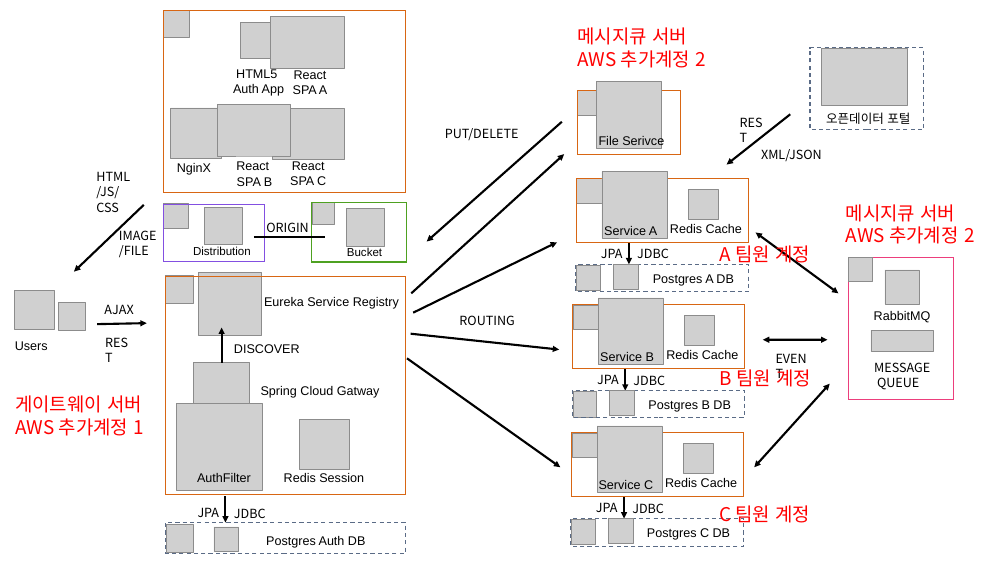
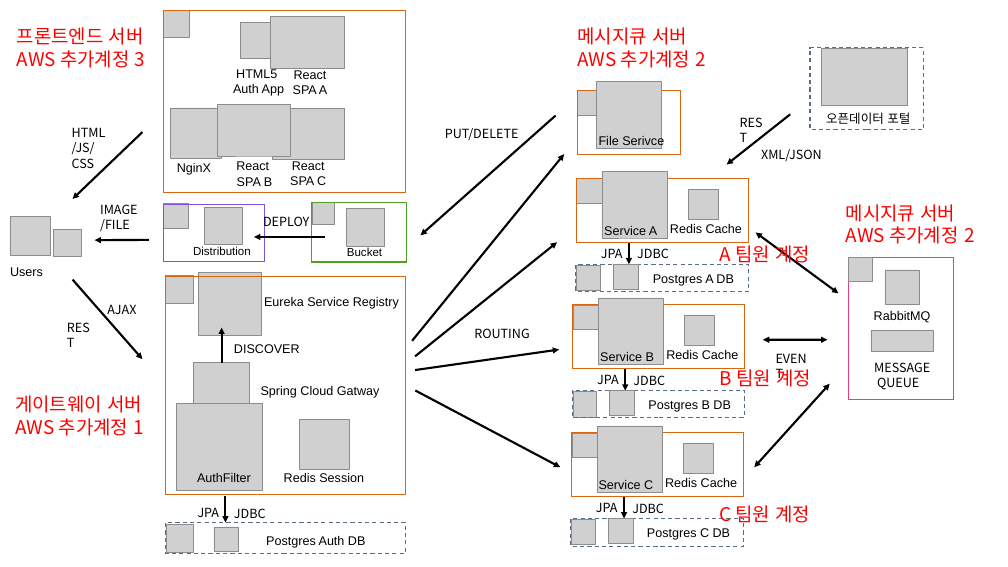
Before and after one commit to kdkcom1234/git2021, a slide deck: slide 1 of 8-msa-cloud/2. 팀 프로젝트 구성도.pptx. Drawn at 1008x567 pixels with LibreOffice and Linux fonts; fonts in the diff are those of the drawing; grey boxes stand for pictures; background and template pictures are left out. Boxes give left, top, right and bottom in pixels: in the first picture for what was removed or moved away, otherwise in the second. Text is boxed around its words. In the diff, an @@ line names an element or a change of style, - is before the commit and + after.

```diff
--- a/8-msa-cloud/2. 팀 프로젝트 구성도.pptx
+++ b/8-msa-cloud/2. 팀 프로젝트 구성도.pptx
@@ text added at (17, 27, 145, 68), 18 pt, text #FF0000 @@
+프론트엔드 서버
+AWS 추가계정 3
@@ arrow moved from (562, 122) - (426, 241) to (556, 116) - (420, 235) @@
@@ text "HTML": place and size @@
-text "HTML" at (96, 171, 130, 212)
+text "HTML" at (72, 127, 106, 168)
@@ arrow moved from (144, 205) - (74, 271) to (142, 132) - (73, 199) @@
@@ arrow moved from (411, 293) - (564, 154) to (412, 341) - (564, 154) @@
@@ text "IMAGE": place and size @@
-text "IMAGE" at (119, 227, 157, 258)
+text "IMAGE" at (100, 204, 138, 232)
@@ line (254, 237) - (324, 237): line to arrow @@
@@ text at (263, 213, 309, 230): text changed @@
-ORIGIN
+DEPLOY
@@ 2 pictures, 1 text: place and size @@
-2 pictures, 1 text at (14, 290, 86, 350)
+2 pictures, 1 text at (10, 217, 82, 276)
@@ arrow added from (149, 240) to (95, 240), #000000 2 pt @@
@@ arrow moved from (414, 313) - (557, 242) to (415, 356) - (557, 242) @@
@@ arrow moved from (97, 324) - (147, 323) to (73, 280) - (142, 359) @@
@@ text "AJAX" rewrapped from (104, 304, 133, 314) to (107, 304, 136, 318) @@
@@ text "REST": place and size @@
-text "REST" at (98, 331, 141, 354)
+text "REST" at (60, 316, 103, 339)
@@ text "ROUTING": place and size @@
-text "ROUTING" at (459, 315, 514, 325)
+text "ROUTING" at (474, 328, 529, 338)
@@ arrow moved from (411, 333) - (560, 349) to (415, 371) - (560, 349) @@
@@ arrow moved from (407, 358) - (560, 467) to (415, 391) - (560, 467) @@
```
Also in this commit, not shown: 13 other files.
